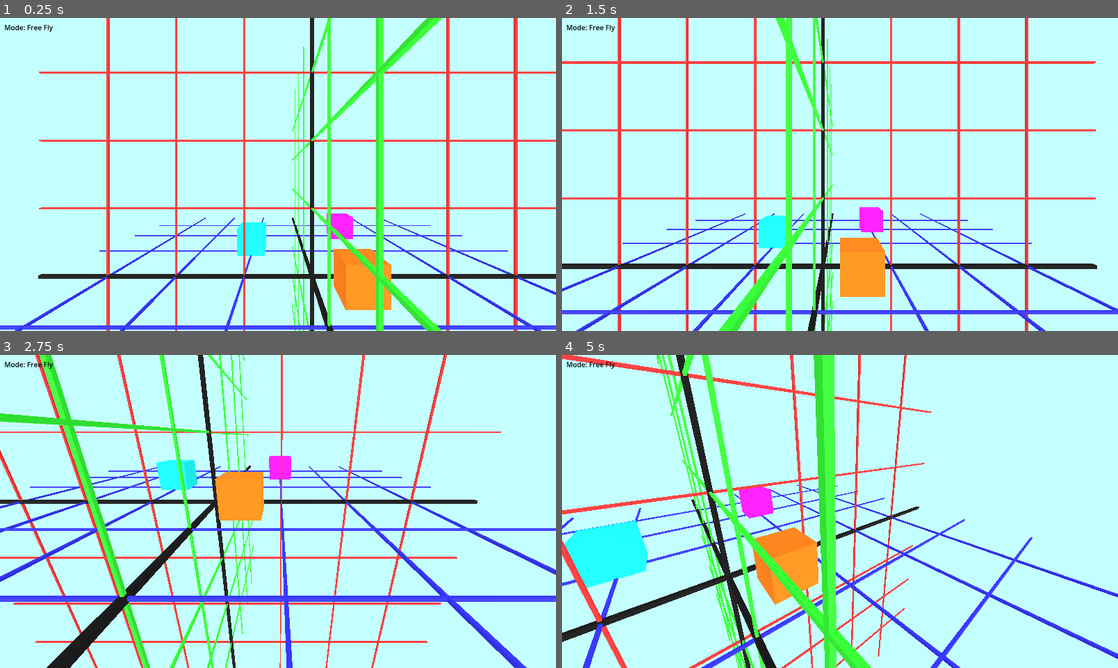
Above: before the commit, frames 1-4 (two rows, left to right).
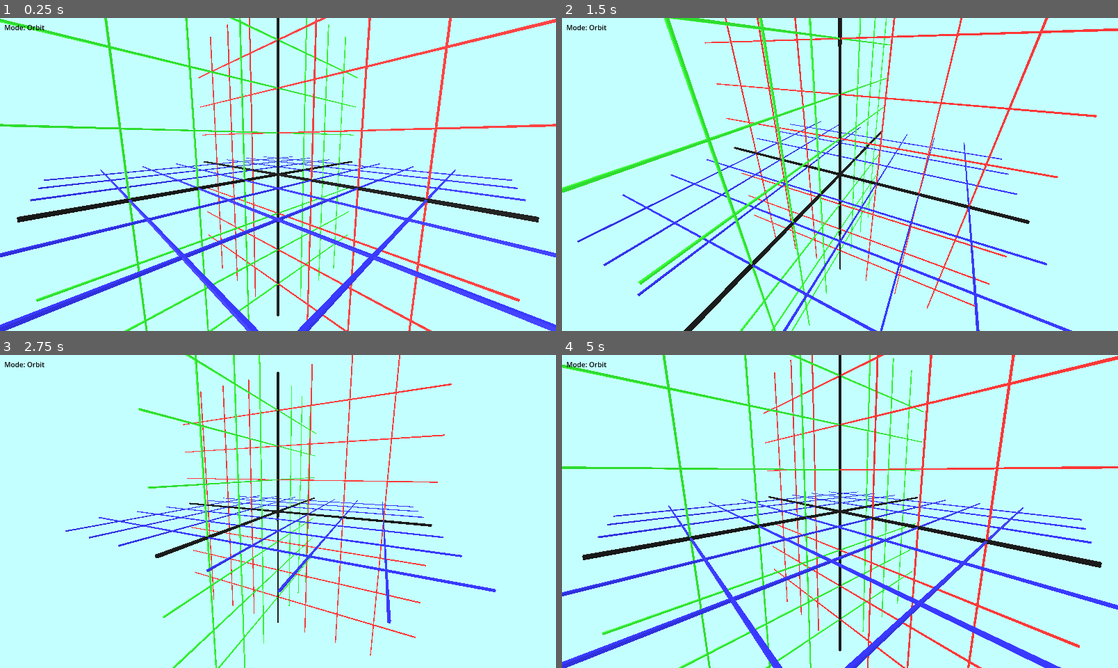
Above: after the commit, the same moments.

Repository: coyleg152/rcos-fall-2026
Game: Godot game, scene res://main.tscn
The game is run twice, just before and just after one commit, with the same random seed, the same clock (stepped at 60 frames per second) and the same inputs.
Inputs (mouse positions are in pixels of both pictures, inside the frame that each line leads up to):
- Up to frame 1 (0.25 s): no input
- Up to frame 2 (1.5 s): tap Enter at 0.5 s; move the mouse to (962, 158) at 0.52 s; press the mouse at (962, 158) at 0.53 s; hold D (MoveRight) 0.53-1.28 s; move the mouse to (728, 190) at 1.27 s; release the mouse at (728, 190) at 1.28 s; hold Shift (FlyDown) from 1.28 s (still down); click (728, 190) at 1.35 s
- Up to frame 3 (2.75 s): move the mouse to (333, 442) at 2.02 s; release Shift (FlyDown) at 2.03 s; hold D (MoveRight) from 2.03 s (still down); hold Down (LookDown) from 2.03 s (still down); click (333, 442) at 2.3 s
- Up to frame 4 (5 s): move the mouse to (812, 574) at 2.77 s; release D (MoveRight) at 2.78 s; release Down (LookDown) at 2.78 s; hold Space (FlyUp) 2.78-3.53 s; tap Left (LookLeft) at 2.85 s; click (812, 574) at 3.05 s; move the mouse to (1006, 558) at 3.52 s; hold Right (LookRight) 3.53-4.28 s; hold A (MoveLeft) from 3.53 s (still down); click (1006, 558) at 3.8 s; move the mouse to (673, 464) at 4.27 s; tap Up (LookUp) at 4.35 s; click (673, 464) at 4.55 s

The runs differ from the first frame. In frame 1, 26% of the frame differs, in the area x 0-100%, y 0-100%; in frame 2, 24%; in frame 3, 23%; in frame 4, 29%.

Commit message:
This week's commit
+ Adjusted the camera controls again (including mouse controls in free fly)
+ Added simple function graphing in 3D (still very much WIP)

Diff:
--- a/3d-camera-test/camera.gd
+++ b/3d-camera-test/camera.gd
@@ -1,8 +1,8 @@
 extends Camera3D
 
-const MOVE_SPEED = 2.0
+const MOVE_SPEED = 2.5
 const ZOOM_SPEED = 4.0
-const FLY_SPEED = 1.5
+const FLY_SPEED = 2.0
 const H_LOOK_SPEED = 1.0
 const V_LOOK_SPEED = 0.5
 const V_LOOK_MAX = deg_to_rad(90.0)
@@ -11,13 +11,15 @@
 const TWO_PI = deg_to_rad(360.0)
 const MIN_ORBIT_RADIUS = 2.0
 const MAX_ORBIT_RADIUS = 16.0
+const MOUSE_SENS_FREE_FLY = 0.5
+const MOUSE_SENS_ORBIT = 0.6
 
 enum {
 	MODE_FREE_FLY = 0,
 	MODE_ORBIT = 1,
 }
 
-var camera_mode = MODE_FREE_FLY
+var camera_mode = MODE_ORBIT
 var orbit_angle = deg_to_rad(45.0)
 var orbit_tilt = deg_to_rad(-10.0)
 var orbit_radius = 10.0
@@ -27,7 +29,7 @@
 
 # Called when the node enters the scene tree for the first time.
 func _ready():
-	pass # Replace with function body.
+	pass
 
 
 # Called every frame. 'delta' is the elapsed time since the previous frame.
@@ -65,11 +67,11 @@
 	if Input.is_action_pressed("MoveRight"):
 		position.z -= sin(rotation.y) * MOVE_SPEED * delta
 		position.x += cos(rotation.y) * MOVE_SPEED * delta
-
 	if Input.is_action_pressed("FlyUp"):
 		position.y += FLY_SPEED * delta
 	if Input.is_action_pressed("FlyDown"):
 		position.y -= FLY_SPEED * delta
+
 	if Input.is_action_pressed("LookLeft"):
 		rotation.y += H_LOOK_SPEED * delta
 	if Input.is_action_pressed("LookRight"):
@@ -78,6 +80,17 @@
 		rotation.x = min(V_LOOK_MAX, rotation.x + V_LOOK_SPEED * delta)
 	if Input.is_action_pressed("LookDown"):
 		rotation.x = max(V_LOOK_MIN, rotation.x - V_LOOK_SPEED * delta)
+
+	if Input.is_action_pressed("LeftMouseButton"):
+		var x_diff = mouse_coords.x - last_mouse_coords.x
+		var y_diff = mouse_coords.y - last_mouse_coords.y
+		rotation.y -= x_diff * ORBIT_SPEED * MOUSE_SENS_FREE_FLY * delta
+		if rotation.y < 0.0:
+			rotation.y += TWO_PI
+		while rotation.y >= TWO_PI:
+			rotation.y -= TWO_PI
+		rotation.x -= y_diff * V_LOOK_SPEED * MOUSE_SENS_FREE_FLY * delta
+		rotation.x = min(max(rotation.x, V_LOOK_MIN), V_LOOK_MAX)
 
 
 func camera_orbit(delta: float):
@@ -104,12 +117,12 @@
 	if Input.is_action_pressed("LeftMouseButton"):
 		var x_diff = mouse_coords.x - last_mouse_coords.x
 		var y_diff = mouse_coords.y - last_mouse_coords.y
-		orbit_angle -= x_diff * ORBIT_SPEED * delta
+		orbit_angle -= x_diff * ORBIT_SPEED * MOUSE_SENS_ORBIT * delta
 		if orbit_angle < 0.0:
 			orbit_angle += TWO_PI
 		while orbit_angle >= TWO_PI:
 			orbit_angle -= TWO_PI
-		orbit_tilt -= y_diff * V_LOOK_SPEED * delta
+		orbit_tilt -= y_diff * V_LOOK_SPEED * MOUSE_SENS_ORBIT * delta
 		orbit_tilt = min(max(orbit_tilt, V_LOOK_MIN), V_LOOK_MAX)
 
 	position.y = -orbit_radius * sin(orbit_tilt)
--- /dev/null
+++ b/3d-camera-test/line_pixel.gd
@@ -0,0 +1,15 @@
+extends MeshInstance3D
+
+
+func init(pos: Vector3):
+	position = pos
+
+
+# Called when the node enters the scene tree for the first time.
+func _ready():
+	pass
+
+
+# Called every frame. 'delta' is the elapsed time since the previous frame.
+func _process(_delta):
+	pass
--- /dev/null
+++ b/3d-camera-test/line_pixel.tscn
@@ -0,0 +1,9 @@
+[gd_scene format=3 uid="uid://dr2ugm6hjg125"]
+
+[ext_resource type="BoxMesh" uid="uid://dpkp2acuerxly" path="res://Assets/orange_box_mesh.tres" id="1_wa8nk"]
+[ext_resource type="Script" uid="uid://b1nv35853h3du" path="res://line_pixel.gd" id="2_bhc7o"]
+
+[node name="LinePixel" type="MeshInstance3D" unique_id=338473267]
+transform = Transform3D(0.4, 0, 0, 0, 0.4, 0, 0, 0, 0.4, 0, 0, 0)
+mesh = ExtResource("1_wa8nk")
+script = ExtResource("2_bhc7o")
--- /dev/null
+++ b/3d-camera-test/main.gd
@@ -0,0 +1,33 @@
+extends Node
+
+@export var linepixel: PackedScene
+
+const LINEDRAW_STARTPOS = Vector3(8.0, 8.0, 8.0)
+const LINEDRAW_ENDPOS = Vector3(-8.0, -8.0, -8.0)
+const LINEDRAW_MOVEMENT = Vector3(-0.2, -0.2, -0.2)
+
+
+func spawn_linepixel():
+	var lp = linepixel.instantiate()
+	lp.init($LineDrawer.position)
+	add_child(lp)
+
+
+func vec3_not_equal(v1: Vector3, v2: Vector3):
+	const FP_MARGIN = 0.001
+	return abs(v1.x - v2.x) > FP_MARGIN \
+			or abs(v1.y - v2.y) > FP_MARGIN \
+			or abs(v1.z - v2.z) > FP_MARGIN
+
+
+# Called when the node enters the scene tree for the first time.
+func _ready():
+	$LineDrawer.position = LINEDRAW_STARTPOS
+	spawn_linepixel()
+
+
+# Called every frame. 'delta' is the elapsed time since the previous frame.
+func _process(_delta):
+	if vec3_not_equal($LineDrawer.position, LINEDRAW_ENDPOS):
+		$LineDrawer.position += LINEDRAW_MOVEMENT
+		spawn_linepixel()
--- a/3d-camera-test/main.tscn
+++ b/3d-camera-test/main.tscn
@@ -1,24 +1,14 @@
 [gd_scene format=3 uid="uid://cq03jr0d1k5vo"]
 
+[ext_resource type="Script" uid="uid://b77t1e7vd1c0r" path="res://main.gd" id="1_7mycd"]
 [ext_resource type="Script" uid="uid://b6px0css4jg1g" path="res://camera.gd" id="1_ig7tw"]
 [ext_resource type="BoxMesh" uid="uid://bf41s60wddban" path="res://Assets/red_box_mesh.tres" id="2_h2yge"]
+[ext_resource type="PackedScene" uid="uid://dr2ugm6hjg125" path="res://line_pixel.tscn" id="2_lquwl"]
 [ext_resource type="BoxMesh" uid="uid://s6ulcgwdwse1" path="res://Assets/blue_box_mesh.tres" id="3_1bvp3"]
 [ext_resource type="BoxMesh" uid="uid://bc31u22k40dkd" path="res://Assets/green_box_mesh.tres" id="4_1bvp3"]
 
-[sub_resource type="StandardMaterial3D" id="StandardMaterial3D_0xm2m"]
-albedo_color = Color(0, 1, 1, 1)
-
-[sub_resource type="BoxMesh" id="BoxMesh_h2yge"]
-material = SubResource("StandardMaterial3D_0xm2m")
-
-[sub_resource type="StandardMaterial3D" id="StandardMaterial3D_1bvp3"]
-albedo_color = Color(1, 0, 1, 1)
-
-[sub_resource type="BoxMesh" id="BoxMesh_lquwl"]
-material = SubResource("StandardMaterial3D_1bvp3")
-
 [sub_resource type="StandardMaterial3D" id="StandardMaterial3D_7mycd"]
-albedo_color = Color(1, 0.5019608, 0, 1)
+albedo_color = Color(0.8784314, 0.8784314, 0.8784314, 1)
 
 [sub_resource type="BoxMesh" id="BoxMesh_272bh"]
 material = SubResource("StandardMaterial3D_7mycd")
@@ -30,6 +20,12 @@
 material = SubResource("StandardMaterial3D_ig7tw")
 
 [node name="Main" type="Node" unique_id=749982082]
+script = ExtResource("1_7mycd")
+linepixel = ExtResource("2_lquwl")
+
+[node name="LineDrawer" type="MeshInstance3D" parent="." unique_id=552464136]
+transform = Transform3D(0.2, 0, 0, 0, 0.2, 0, 0, 0, 0.2, 0, 0, 0)
+mesh = SubResource("BoxMesh_272bh")
 
 [node name="Camera" type="Camera3D" parent="." unique_id=1499696717]
 transform = Transform3D(1, 0, 0, 0, 1, 0, 0, 0, 1, -1, 3, 6)
@@ -58,18 +54,6 @@
 [node name="DirectionalLight5" type="DirectionalLight3D" parent="." unique_id=1265774194]
 transform = Transform3D(1, 0, 0, 0, -4.371139e-08, -1, 0, 1, -4.371139e-08, 0, -5, 0)
 
-[node name="Cube1" type="MeshInstance3D" parent="." unique_id=1487628460]
-transform = Transform3D(1, 0, 0, 0, 1, 0, 0, 0, 1, -2, 0.5, -2)
-mesh = SubResource("BoxMesh_h2yge")
-
-[node name="Cube2" type="MeshInstance3D" parent="." unique_id=1877880551]
-transform = Transform3D(1, 0, 0, 0, 1, 0, 0, 0, 1, 2, 0.5, -4)
-mesh = SubResource("BoxMesh_lquwl")
-
-[node name="Cube3" type="MeshInstance3D" parent="." unique_id=2005828298]
-transform = Transform3D(1, 0, 0, 0, 1, 0, 0, 0, 1, 1, 0.5, 1)
-mesh = SubResource("BoxMesh_272bh")
-
 [node name="Grid" type="Node3D" parent="." unique_id=245541078]
 
 [node name="X-Axis" type="MeshInstance3D" parent="Grid" unique_id=1587214813]
Not shown, added: 3d-camera-test/line_pixel.gd.uid
Not shown, added: 3d-camera-test/main.gd.uid
